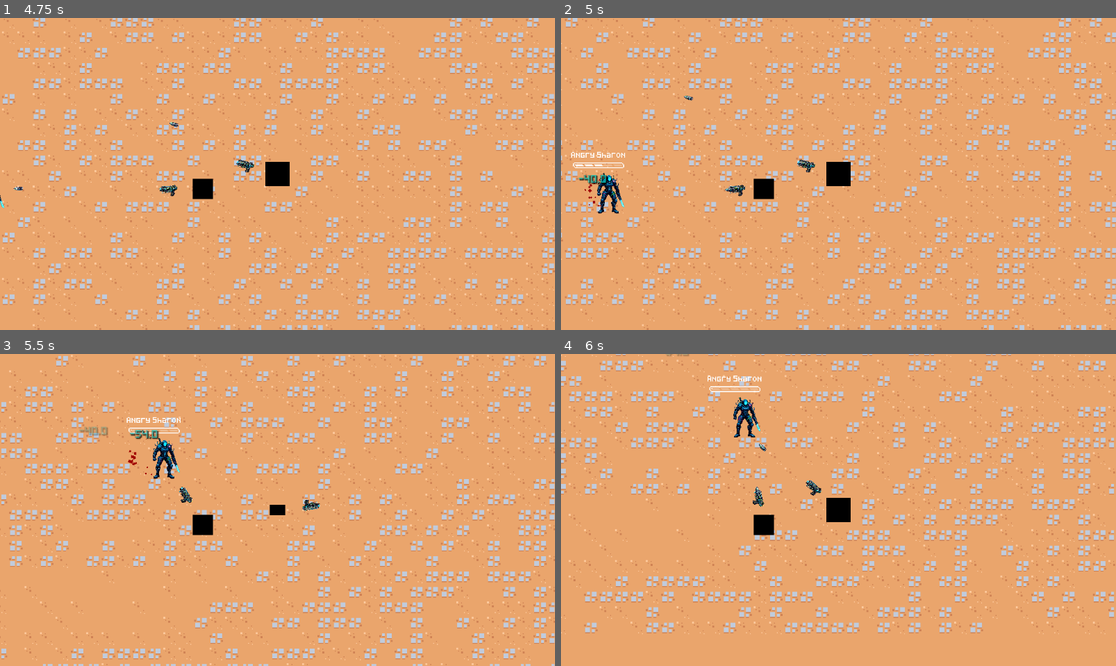
Above: before the commit, frames 1-4 (two rows, left to right).
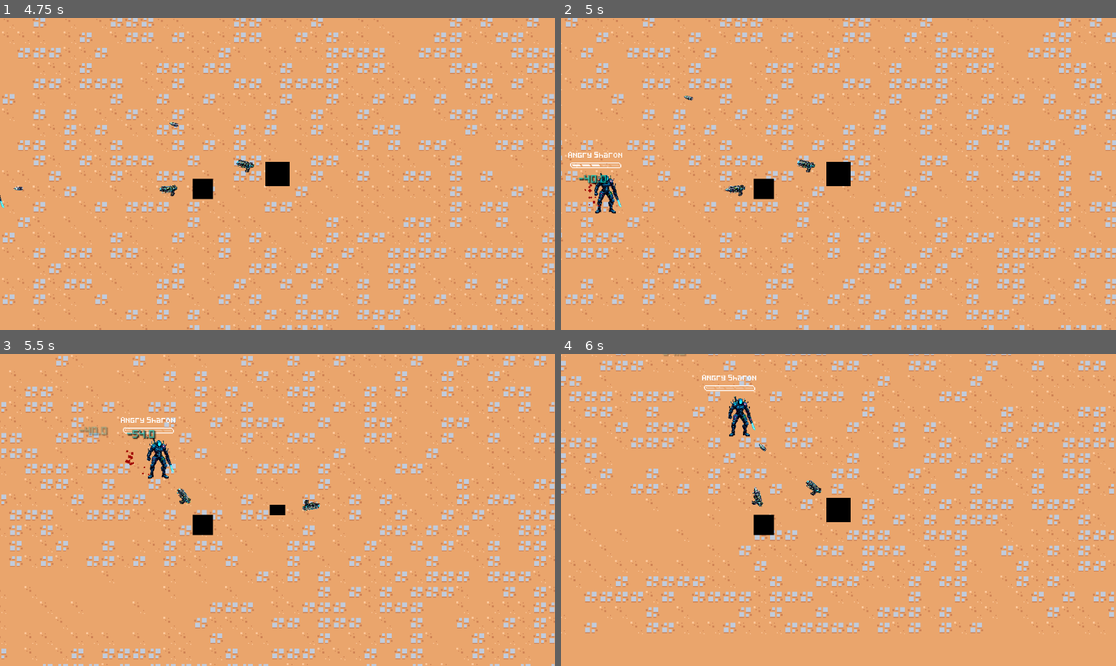
Above: after the commit, the same moments.

Repository: AineeJames/ToBeNamed
Game: Godot game, scene res://scenes/main_game/main_game.tscn
Two runs of this game, one before a commit and one after it. Both use one fixed random seed, a clock stepped at 60 frames per second and the inputs below.
Inputs (mouse positions are in pixels of both pictures, inside the frame that each line leads up to):
- Up to frame 1 (4.75 s): tap Enter at 0.5 s; move the mouse to (399, 158) at 0.52 s; hold D (move_right) 0.53-1.28 s; tap Space (dash) at 0.6, 2.1, 3.6 s; move the mouse to (166, 189) at 1.27 s; hold S (move_down) 1.28-2.03 s; click (166, 189) at 1.35 s; move the mouse to (333, 105) at 2.02 s; hold D (move_right) 2.03-2.78 s; move the mouse to (249, 236) at 2.77 s; hold W (move_up) 2.78-3.53 s; click (249, 236) at 2.85 s; move the mouse to (444, 220) at 3.52 s; hold A (move_left) from 3.53 s (still down); move the mouse to (111, 127) at 4.27 s; click (111, 127) at 4.35 s
- Up to frame 2 (5 s): keep holding A (move_left)
- Up to frame 3 (5.5 s): move the mouse to (305, 510) at 5.02 s; release A (move_left) at 5.03 s; hold S (move_down) from 5.03 s (still down); tap Space (dash) at 5.1 s
- Up to frame 4 (6 s): move the mouse to (755, 432) at 5.77 s; release S (move_down) at 5.78 s; hold D (move_right) from 5.78 s (still down); click (755, 432) at 5.85 s

Frame 1 is identical in both runs. In frame 2, 0.6% of the frame differs, in the area x 1-34%, y 42-63%; in frame 3, 0.9%, in the area x 21-35%, y 20-49%; in frame 4, 0.9%.

Commit message:
got enemy resource defining and loading working

Diff:
--- /dev/null
+++ b/scenes/enemy/DefaultEnemy.tres
@@ -0,0 +1,13 @@
+[gd_resource type="Resource" script_class="EnemyResource" load_steps=3 format=3 uid="uid://dwpsiyhbdlrlq"]
+
+[ext_resource type="Script" path="res://scenes/enemy/EnemyResource.gd" id="1_fjjgt"]
+[ext_resource type="Texture2D" uid="uid://d2ax0bpbwghbu" path="res://scenes/enemy/enemy1.png" id="1_gcwu8"]
+
+[resource]
+script = ExtResource("1_fjjgt")
+Health = 100
+MoveSpeed = 100
+MaxMoveSpeed = 100
+AttackCooldown = 1
+EnemySprite = ExtResource("1_gcwu8")
+AttackRadius = 100
--- /dev/null
+++ b/scenes/enemy/EnemyResource.gd
@@ -0,0 +1,11 @@
+extends Resource
+
+class_name EnemyResource
+
+@export var Health: int = 100
+@export var MoveSpeed: int = 100
+@export var MaxMoveSpeed: int = 100
+@export var AttackCooldown: int = 1
+@export var EnemySprite: Texture
+@export var AttackSound: AudioStream
+@export var AttackRadius: int = 100
--- a/scenes/enemy/enemy.gd
+++ b/scenes/enemy/enemy.gd
@@ -1,12 +1,14 @@
 extends CharacterBody2D
 
-@export var speed: float = 100.0
-@export var max_speed: Vector2 = Vector2(100,100)
+@export var resource: EnemyResource
+
+var speed: float = 100.0
+var max_speed: Vector2 = Vector2(100,100)
 var Target: CharacterBody2D
 var Health: int = 100
 var dying = false
 
-@export var bump_factor: float = 5.0
+var bump_factor: float = 5.0
 
 @onready var Sprite = $Sprite2D
 @onready var CollisionShape = $CollisionShape2D
@@ -40,6 +42,10 @@
 	HealthBar.set_max_health(Health)
 	HealthBar.set_health(Health)
 	NavAgent.velocity_computed.connect(Callable(_on_velocity_computed))
+	speed = resource.MoveSpeed
+	Health = resource.Health
+	max_speed = Vector2(resource.MaxMoveSpeed,resource.MaxMoveSpeed)
+	Sprite.texture = resource.EnemySprite
 
 func _on_velocity_computed(safe_velocity: Vector2) -> void:
 	global_position = global_position.move_toward(global_position + safe_velocity, movement_delta)
--- a/scenes/enemy/enemy.tscn
+++ b/scenes/enemy/enemy.tscn
@@ -9,7 +9,6 @@
 
 [node name="Enemy" type="CharacterBody2D" groups=["enemy"]]
 script = ExtResource("1_0ehme")
-bump_factor = 2.0
 
 [node name="Sprite2D" type="Sprite2D" parent="."]
 position = Vector2(1.88, -0.130001)
--- a/scenes/main_game/main_game.gd
+++ b/scenes/main_game/main_game.gd
@@ -2,6 +2,8 @@
 
 @onready var player = $Player
 var enemy_scene = load("res://scenes/enemy/enemy.tscn")
+
+var default_enemy_resource: EnemyResource = load("res://scenes/enemy/DefaultEnemy.tres")
 # Called when the node enters the scene tree for the first time.
 func _ready():
 	pass # Replace with function body.
@@ -10,6 +12,7 @@
 	print("Spawning enemy")
 	var spawn_position = pick_spawn_location()
 	var enemy = enemy_scene.instantiate()
+	enemy.resource = default_enemy_resource
 	enemy.position = spawn_position
 	add_child(enemy)
 	enemy.add_target(player)
